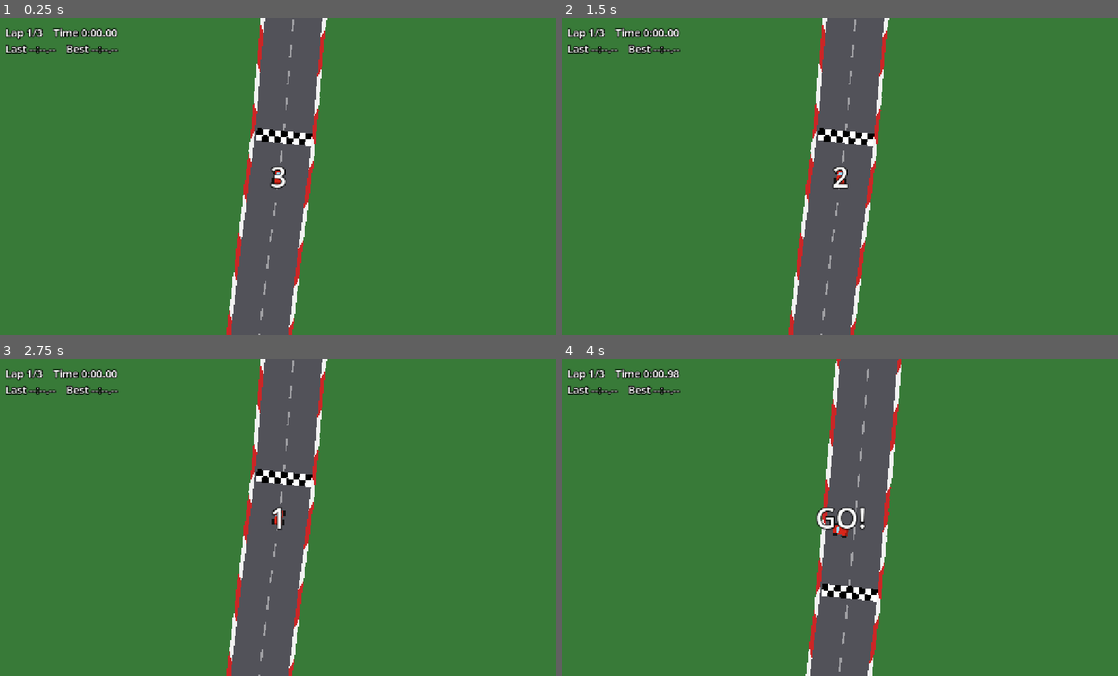
Above: before the commit, frames 1-4 (two rows, left to right).
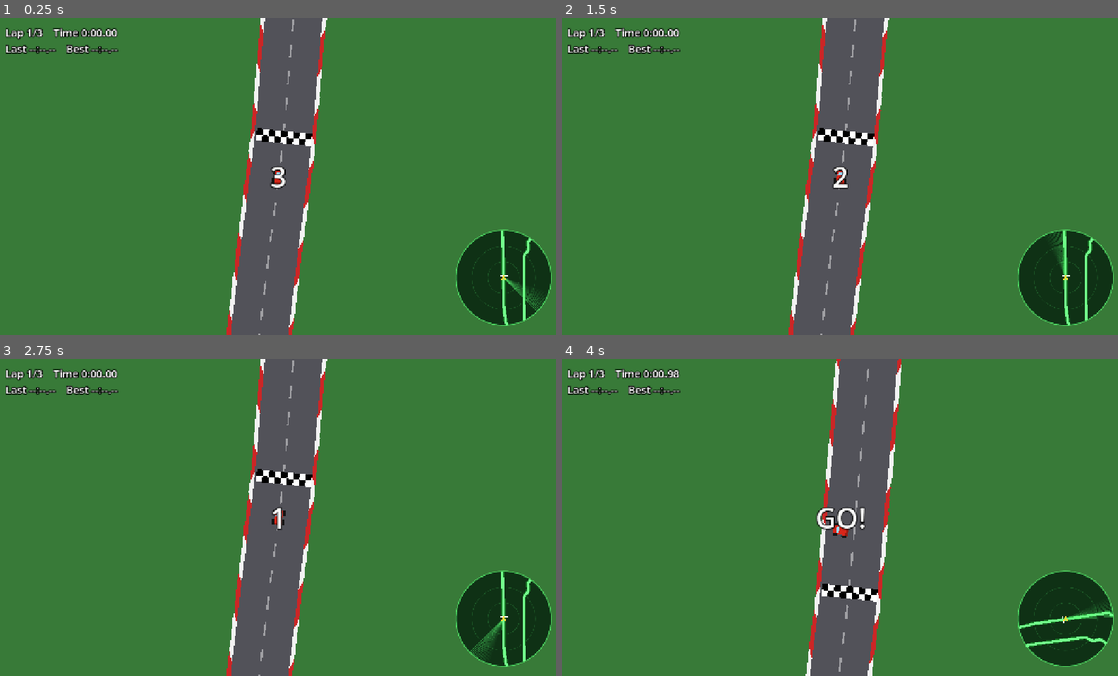
Above: after the commit, the same moments.

Repository: onewheelskyward/game-hen
Game: Godot game, scene res://main.tscn
Same seed, same stepped clock (60 frames per second), same inputs: the game is played once before the commit and once after it.
Inputs:
- Up to frame 1 (0.25 s): no input
- Up to frame 2 (1.5 s): hold Right (steer_right) 0.53-1.28 s; hold Down (brake) from 1.28 s (still down)
- Up to frame 3 (2.75 s): release Down (brake) at 2.03 s; hold Right (steer_right) from 2.03 s (still down)
- Up to frame 4 (4 s): release Right (steer_right) at 2.78 s; hold Up (accelerate) 2.78-3.53 s; hold Left (steer_left) from 3.53 s (still down)

The runs differ from the first frame. In frame 1, 4.0% of the frame differs, in the area x 81-100%, y 66-98%; in frame 2, 4.1%; in frame 3, 4.0%; in frame 4, 4.1%.

Commit message:
Add a heading-up radar minimap
Circular radar in the HUD corner that rotates with the car, showing
the track within 2500 px, the start/finish line and a sweep line.

Co-Authored-By: Claude Opus 5.5 <noreply@anthropic.com>

Diff:
--- a/scripts/main.gd
+++ b/scripts/main.gd
@@ -4,6 +4,7 @@
 
 const TrackScript := preload("res://scripts/track.gd")
 const CarScript := preload("res://scripts/car.gd")
+const RadarScript := preload("res://scripts/radar.gd")
 
 const TOTAL_LAPS := 3
 const SAVE_PATH := "user://best_lap.cfg"
@@ -155,6 +156,16 @@
 	banner_label.vertical_alignment = VERTICAL_ALIGNMENT_CENTER
 	hud.add_child(banner_label)
 	banner_label.set_anchors_and_offsets_preset(Control.PRESET_FULL_RECT)
+
+	var radar := RadarScript.new()
+	radar.track = track
+	radar.car = car
+	hud.add_child(radar)
+	radar.set_anchors_preset(Control.PRESET_BOTTOM_RIGHT)
+	radar.offset_left = -240.0
+	radar.offset_top = -240.0
+	radar.offset_right = -20.0
+	radar.offset_bottom = -20.0
 
 
 func _style_label(label: Label, font_size: int) -> void:
--- /dev/null
+++ b/scripts/radar.gd
@@ -0,0 +1,123 @@
+extends Control
+## Circular, heading-up radar in the HUD corner. The car sits in the middle
+## pointing up, so upcoming corners appear above it in the direction you'll
+## turn. A sweep line circles for flavor.
+
+const TrackScript := preload("res://scripts/track.gd")
+
+const RANGE := 2500.0        # world px from the car to the radar's edge
+const SWEEP_SECONDS := 2.0   # time for one full sweep
+const SWEEP_TRAIL := 14      # lines in the fading sweep trail
+
+const BG_COLOR := Color(0.02, 0.12, 0.05, 0.8)
+const RING_COLOR := Color(0.35, 1.0, 0.45, 0.18)
+const EDGE_COLOR := Color(0.35, 1.0, 0.45, 0.7)
+const ROAD_EDGE_COLOR := Color(0.1, 0.45, 0.15)
+const ROAD_COLOR := Color(0.45, 1.0, 0.55)
+const START_COLOR := Color.WHITE
+const CAR_COLOR := Color(1.0, 0.85, 0.2)
+
+var track: TrackScript
+var car: Node2D
+
+var _sweep_time := 0.0
+
+
+func _ready() -> void:
+	mouse_filter = Control.MOUSE_FILTER_IGNORE
+
+
+func _process(delta: float) -> void:
+	_sweep_time = fmod(_sweep_time + delta, SWEEP_SECONDS)
+	queue_redraw()
+
+
+func _draw() -> void:
+	if track == null or car == null:
+		return
+	var radius := minf(size.x, size.y) * 0.5 - 2.0
+	var world_to_radar := radius / RANGE
+	draw_set_transform(size * 0.5)
+
+	draw_circle(Vector2.ZERO, radius, BG_COLOR)
+	draw_arc(Vector2.ZERO, radius / 3.0, 0.0, TAU, 48, RING_COLOR, 1.0, true)
+	draw_arc(Vector2.ZERO, radius * 2.0 / 3.0, 0.0, TAU, 48, RING_COLOR, 1.0, true)
+	draw_line(Vector2(0, -radius), Vector2(0, radius), RING_COLOR, 1.0)
+	draw_line(Vector2(-radius, 0), Vector2(radius, 0), RING_COLOR, 1.0)
+
+	# World -> radar: center on the car, rotate so its heading points up, scale down.
+	var turn := -car.rotation - PI * 0.5
+	var pts := PackedVector2Array()
+	pts.resize(track.points.size())
+	for i in track.points.size():
+		pts[i] = (track.points[i] - car.position).rotated(turn) * world_to_radar
+
+	var road_width := maxf(TrackScript.WIDTH * world_to_radar, 3.0)
+	for run in _clip_loop(pts, radius):
+		draw_polyline(run, ROAD_EDGE_COLOR, road_width + 3.0)
+	for run in _clip_loop(pts, radius):
+		draw_polyline(run, ROAD_COLOR, road_width)
+
+	# Start/finish tick, if it's in range.
+	var start := pts[0]
+	if start.length() < radius - road_width:
+		var across := (pts[1] - pts[0]).normalized().orthogonal() * (road_width + 3.0)
+		draw_line(start - across, start + across, START_COLOR, 2.0)
+
+	_draw_sweep(radius)
+
+	# The car: an arrow pointing up.
+	draw_colored_polygon(PackedVector2Array([
+		Vector2(0, -8), Vector2(6, 6), Vector2(0, 3), Vector2(-6, 6),
+	]), CAR_COLOR)
+
+	draw_arc(Vector2.ZERO, radius, 0.0, TAU, 64, EDGE_COLOR, 2.0, true)
+
+
+func _draw_sweep(radius: float) -> void:
+	var angle := _sweep_time / SWEEP_SECONDS * TAU
+	for k in SWEEP_TRAIL:
+		var fade := 1.0 - float(k) / SWEEP_TRAIL
+		var color := Color(EDGE_COLOR, 0.35 * fade)
+		draw_line(Vector2.ZERO, Vector2.from_angle(angle - k * 0.035) * radius, color, 2.0)
+
+
+## Splits the closed polyline into runs that lie inside the circle.
+func _clip_loop(pts: PackedVector2Array, radius: float) -> Array[PackedVector2Array]:
+	var runs: Array[PackedVector2Array] = []
+	var run := PackedVector2Array()
+	var n := pts.size()
+	for i in n:
+		var seg := _clip_segment(pts[i], pts[(i + 1) % n], radius)
+		if seg.is_empty():
+			if run.size() >= 2:
+				runs.append(run)
+			run = PackedVector2Array()
+			continue
+		if run.is_empty() or not run[run.size() - 1].is_equal_approx(seg[0]):
+			if run.size() >= 2:
+				runs.append(run)
+			run = PackedVector2Array([seg[0]])
+		run.append(seg[1])
+	if run.size() >= 2:
+		runs.append(run)
+	return runs
+
+
+## Clips segment a-b to a circle at the origin. Returns [] or [start, end].
+func _clip_segment(a: Vector2, b: Vector2, radius: float) -> PackedVector2Array:
+	var d := b - a
+	var qa := d.dot(d)
+	if qa == 0.0:
+		return PackedVector2Array()
+	var qb := 2.0 * a.dot(d)
+	var qc := a.dot(a) - radius * radius
+	var disc := qb * qb - 4.0 * qa * qc
+	if disc < 0.0:
+		return PackedVector2Array()
+	var root := sqrt(disc)
+	var t0 := maxf((-qb - root) / (2.0 * qa), 0.0)
+	var t1 := minf((-qb + root) / (2.0 * qa), 1.0)
+	if t0 >= t1:
+		return PackedVector2Array()
+	return PackedVector2Array([a + d * t0, a + d * t1])
Not shown, added: scripts/radar.gd.uid
